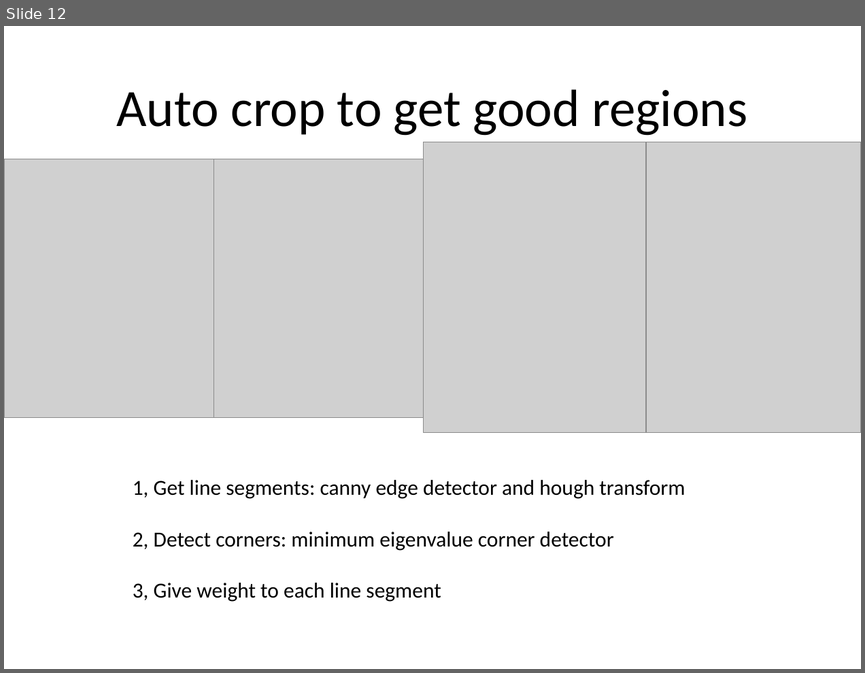
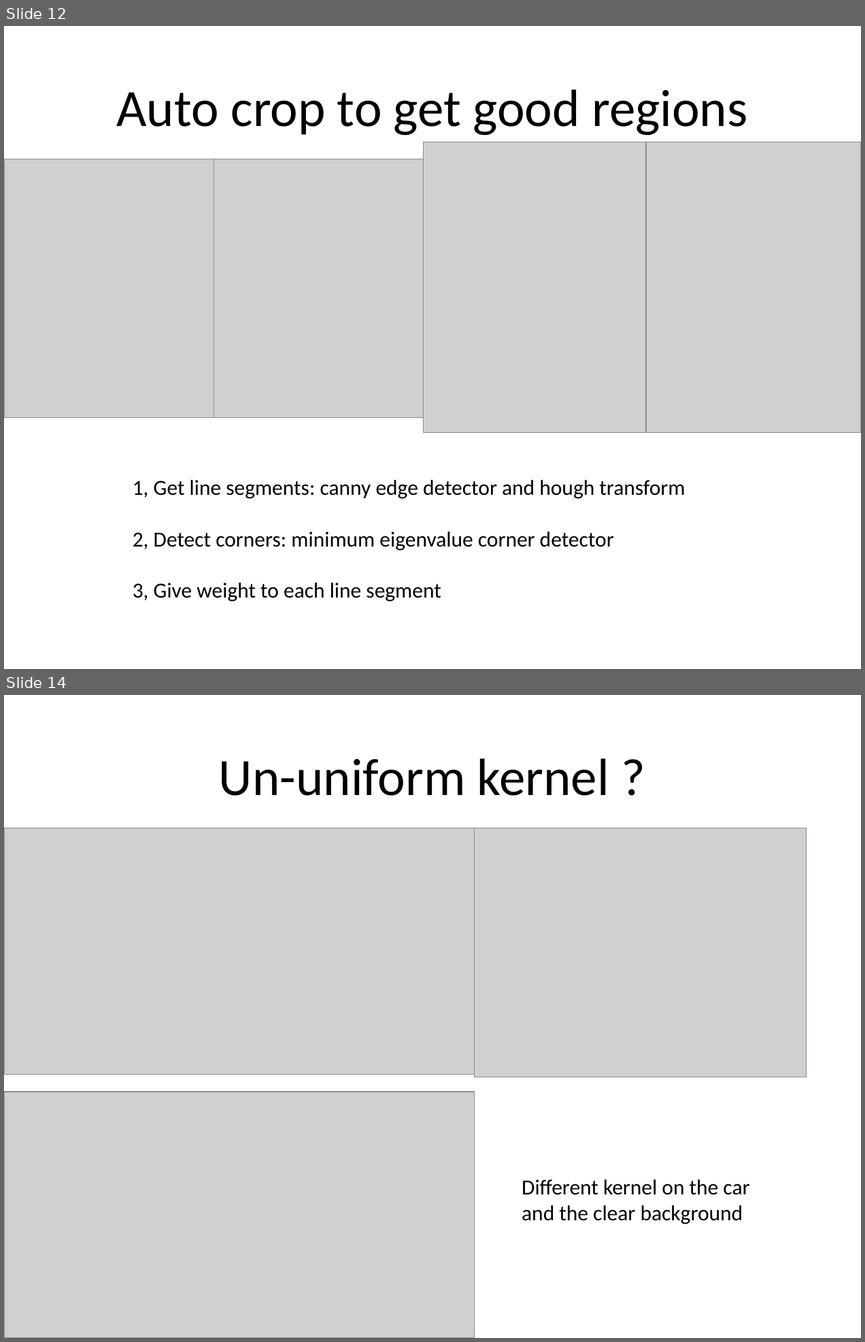
Before and after one commit to georgehwong/ECE590-03IMG, a slide deck: Paper_Presentation_pdf/presentation/ECE 590_Team 3_Presentation_final.pptx. Shown one above the other, each under a label of ours: slide 12 before the commit, slides 12 and 14 after it; the slides between them are not shown. The pictures are 865x673 and 865x1342 pixels, drawn with LibreOffice and Linux fonts; fonts in the diff are those of the drawing; grey boxes stand for pictures. Boxes give left, top, right and bottom in pixels: in the first picture for what was removed or moved away, otherwise in the second. Text is boxed around its words. In the diff, an @@ line names an element or a change of style, - is before the commit and + after.

```diff
--- a/Paper_Presentation_pdf/presentation/ECE 590_Team 3_Presentation_final.pptx
+++ b/Paper_Presentation_pdf/presentation/ECE 590_Team 3_Presentation_final.pptx
@@ slide 14 added at (4, 695, 861, 1338), background #FFFFFF @@
@@ title added at (219, 758, 609, 796), 44 pt, text #000000 @@
+Un-uniform kernel ?
@@ picture added at (4, 828, 475, 1074) @@
@@ picture added at (475, 828, 806, 1077) @@
@@ picture added at (4, 1091, 475, 1338) @@
@@ text added at (521, 1179, 749, 1224), 18 pt, text #000000 @@
+Different kernel on the car and the clear background
```
Also in this commit, not shown: 1 slide changed, 2 other slides added, 1 slide removed.
